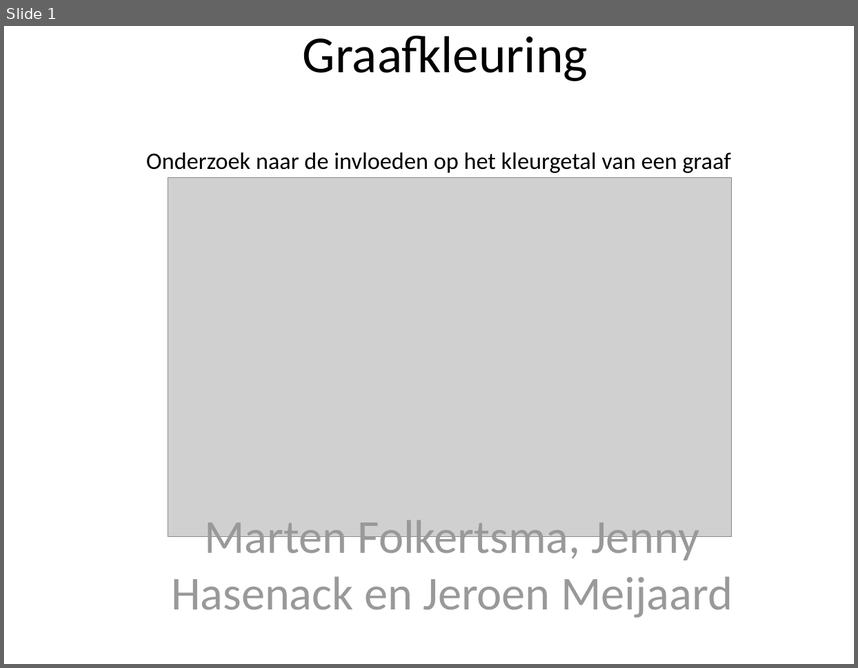
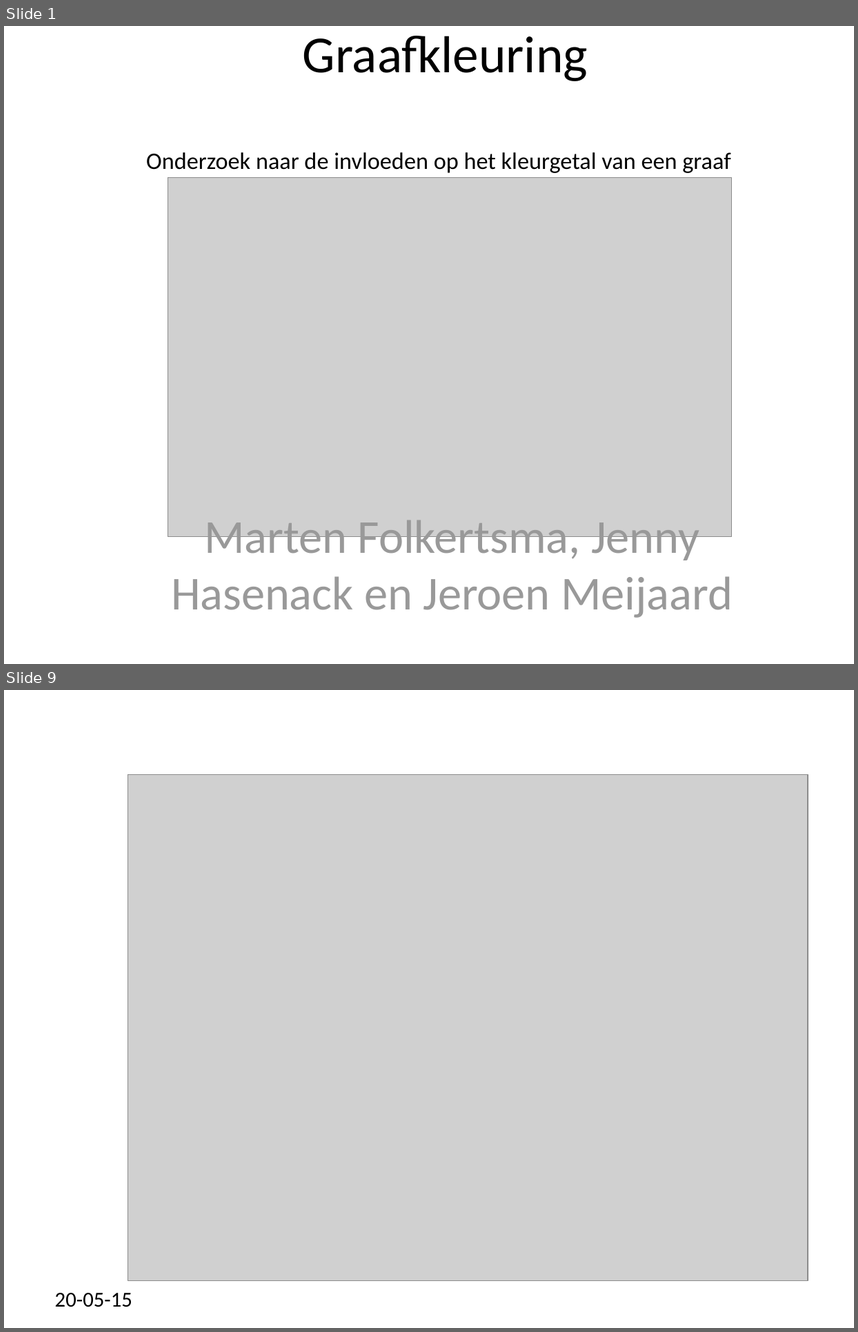
Before and after one commit to marten2/Heuristieken, a slide deck: Graafkleuring1.ppt. Shown one above the other, each under a label of ours: slide 1 before the commit, slides 1 and 9 after it; the slides between them are not shown. The pictures are 858x668 and 858x1332 pixels, drawn with LibreOffice and Linux fonts; fonts in the diff are those of the drawing; grey boxes stand for pictures; background and template pictures are left out. Boxes give left, top, right and bottom in pixels: in the first picture for what was removed or moved away, otherwise in the second. Text is boxed around its words. In the diff, an @@ line names an element or a change of style, - is before the commit and + after.

```diff
--- a/Graafkleuring1.ppt
+++ b/Graafkleuring1.ppt
@@ slide 9 added at (x1=4, y1=690, x2=854, y2=1328), background picture (left out) @@
@@ picture added at (x1=128, y1=774, x2=808, y2=1280) @@
@@ text added at (x1=55, y1=1292, x2=132, y2=1307), 18 pt, text #000000 @@
+20-05-15
```
Also in this commit, not shown: 4 slides changed, 2 other slides added, 1 slide removed, 4 other files.
